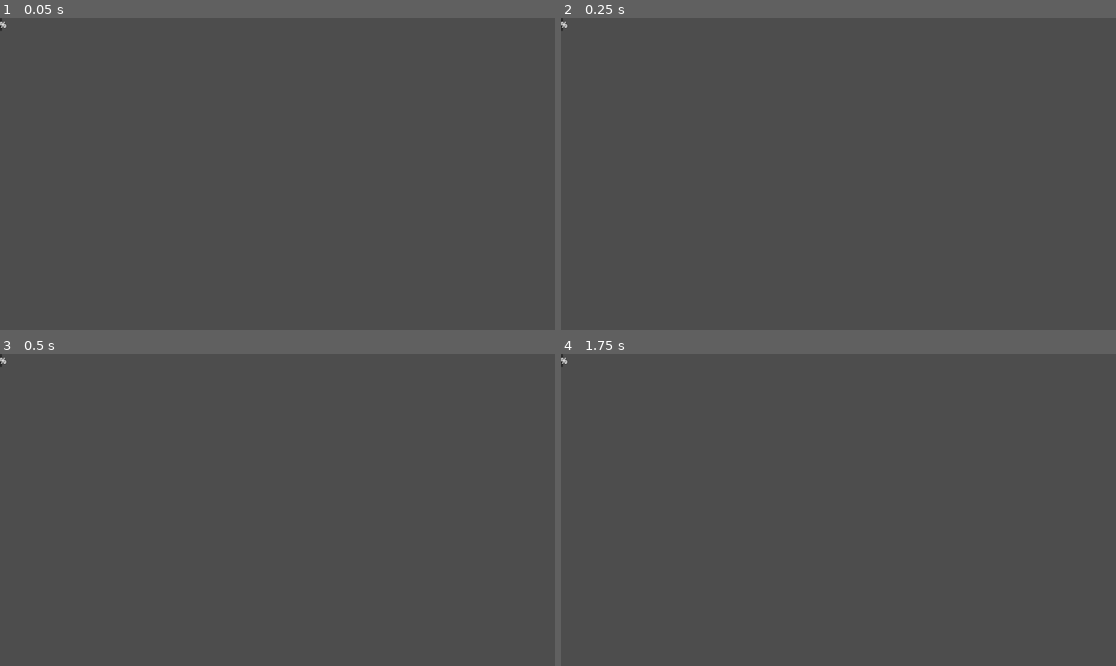
Above: before the commit, frames 1-4 (two rows, left to right).
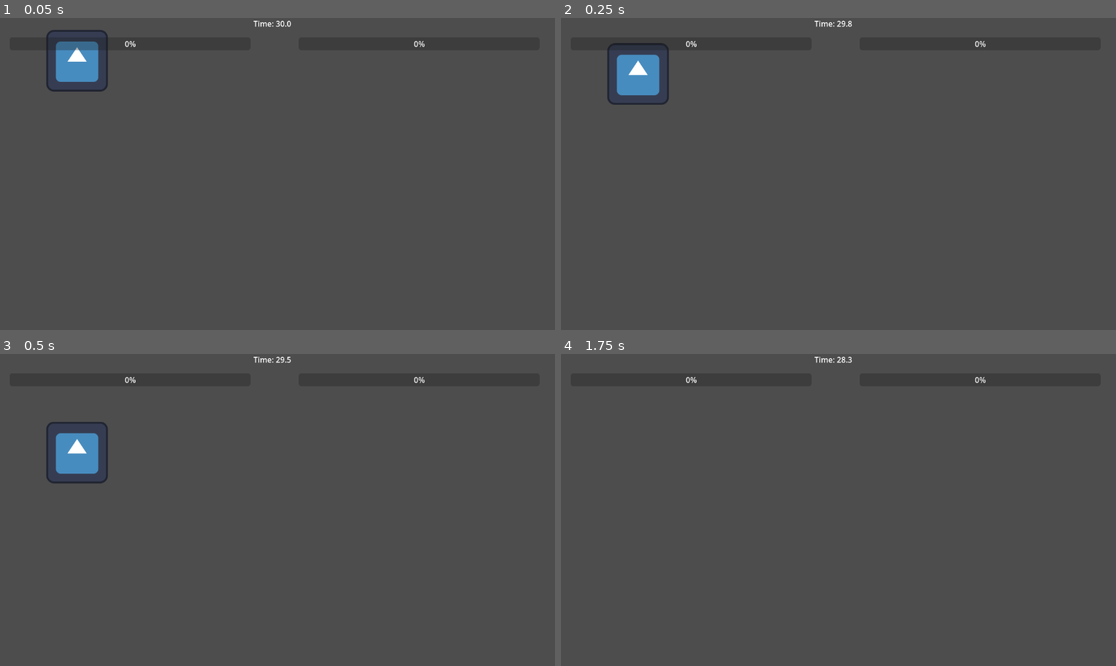
Above: after the commit, the same moments.

Repository: y1141335509/demo-01
Game: Godot game, scene res://main.tscn
Same seed, same stepped clock (60 frames per second), same inputs: the game is played once before the commit and once after it. Before the commit the project starts from res://label.tscn. The engine's default icon, where the game draws it, is replaced by a stand-in: a white triangle on a blue panel in a dark square.
Inputs (mouse positions are in pixels of both pictures, inside the frame that each line leads up to):
- Up to frame 1 (0.05 s): no input
- Up to frame 2 (0.25 s): no input
- Up to frame 3 (0.5 s): no input
- Up to frame 4 (1.75 s): move the mouse to (960, 494) at 0.52 s; move the mouse to (727, 525) at 1.27 s

The runs differ from the first frame. In frame 1, 1.7% of the frame differs, in the area x 0-77%, y 0-24%; in frame 2, 1.6%; in frame 3, 1.4%; in frame 4, 0.1%.
Error before the commit: Attempt to call function 'start' in base 'null instance' on a null instance. (res://GameManager.gd:18)

Commit message:
20250611

Diff:
--- a/GameManager.gd
+++ b/GameManager.gd
@@ -3,19 +3,15 @@
 var hunger := 50
 var sugar := 50
 var time_left := 30.0
-var game_manager
-
-@export var timer: Timer
 
 # @onready表示 delay the initialization of a variable until the node containing it is added to the scene tree.
-@onready var hunger_bar : ProgressBar
-@onready var glucose_bar : ProgressBar
-@onready var timer_label := Label
-@onready var spawner := Timer
+@onready var hunger_bar: ProgressBar = $"../UI/HungerBar"
+@onready var glucose_bar: ProgressBar = $"../UI/GlucoseBar"
+@onready var timer_label: Label = $"../UI/TimerLabel"
 
 # Called when the node enters the scene tree for the first time.
 func _ready():
-	$Timer.start()
+	pass
 
 # Called every frame. 'delta' is the elapsed time since the previous frame.
 func _process(delta):
--- a/PlayerSwipe.gd
+++ b/PlayerSwipe.gd
@@ -24,7 +24,11 @@
 
 func check_hit(pos):
 	var space_state = get_world_2d().direct_space_state
-	var result = space_state.intersect_point(pos, 32)
+	var query = PhysicsPointQueryParameters2D.new()
+	query.position = pos
+	query.collision_mask = 1
+
+	var result = space_state.intersect_point(query)
 	for item in result:
-		if item.has("collider") and "cuttable" in item.collider:
+		if item.has("collider") and item.collider.has_method("slice"):
 			item.collider.slice()
--- a/Watermelon.gd
+++ b/Watermelon.gd
@@ -7,10 +7,28 @@
 signal sliced(hunger: int, sugar: int)
 var cuttable := true
 
+func _ready():
+	# 在游戏开始后，确保所有的西瓜都受到重力的影响
+	gravity_scale = 1.0
+
+	# 设置碰撞层，确保可以被检测到
+	collision_layer = 1
+	collision_mask = 1
+
 func slice():
 	if not cuttable:
 		return
 	cuttable = false
 	# emit_signal 是用来忽略之前定义的signal的，用来触发相关的方法
 	emit_signal("sliced", hunger_value, sugar_value)
+
+	# 添加切开的视觉效果
+	modulate = Color.RED
+
+	# 删除延迟，让玩家看到效果
+	var timer = Timer.new()
+	timer.wait_time = 0.2
+	timer.one_shot = true
+	timer.timeout.connect(queue_free)
 	queue_free()
+	timer.start()
--- /dev/null
+++ b/Watermelon.tscn
@@ -0,0 +1,21 @@
+[gd_scene load_steps=4 format=3 uid="uid://d3wb82kpgacr1"]
+
+[ext_resource type="Script" path="res://Watermelon.gd" id="1_0gqhd"]
+[ext_resource type="Texture2D" uid="uid://d1wxwa80hwdw6" path="res://watermelon.png" id="2_i7aai"]
+
+[sub_resource type="CircleShape2D" id="CircleShape2D_673kg"]
+radius = 20.0
+
+[node name="Node2D" type="Node2D"]
+
+[node name="Watermelon" type="RigidBody2D" parent="."]
+script = ExtResource("1_0gqhd")
+
+[node name="Sprite2D" type="Sprite2D" parent="Watermelon"]
+position = Vector2(-2.5, 4)
+scale = Vector2(0.53, 0.4)
+texture = ExtResource("2_i7aai")
+
+[node name="CollisionShape2D" type="CollisionShape2D" parent="Watermelon"]
+shape = SubResource("CircleShape2D_673kg")
+debug_color = Color(0.309614, 0.502096, 0.97529, 0.42)
--- a/WatermelonSpawner.gd
+++ b/WatermelonSpawner.gd
@@ -3,20 +3,48 @@
 @export var watermelon_scene: PackedScene
 @onready var game_manager := $"../GameManager"
 
-func _on_Timer_timeout():
+func _on_timer_timeout():
+	print("Timer触发，尝试生成西瓜...")
+
+	if watermelon_scene == null:
+		print("错误：Watermelon scene 未设置！")
+		return
+
 	var wm = watermelon_scene.instantiate()
-	wm.game_manager = game_manager
-	wm.position = Vector2(randf_range(100, 700), 600)
-	wm.linear_velocity = Vector2(randf_range(-100, 100), randf_range(-600, -400))
 
-	# 连接信号 sliced -> GameManager.update_stats
-	wm.connect("sliced", Callable(game_manager, "update_stats"))
+	# 获取屏幕尺寸
+	var screen_size = get_viewport().get_visible_rect().size
+	print("屏幕尺寸：", screen_size)
+
+	# 从屏幕底部随机位置生成
+	var spawn_x = randf_range(50, screen_size.x - 50)
+	var spawn_y = screen_size.y + 50
+	wm.position = Vector2(spawn_x, spawn_y)
+
+	print("西瓜生成位置：", wm.position)
+
+	# 设置向上的初始速度
+	var velocity_x = randf_range(-150, 150)
+	var velocity_y = randf_range(-800, -500)
+	wm.linear_velocity = Vector2(velocity_x, velocity_y)
+
+	# 连接信号
+	if game_manager != null:
+		wm.connect("sliced", Callable(game_manager, "update_stats"))
+		print("信号连接成功")
 
 	add_child(wm)
+	print("西瓜添加到场景")
 
-# Called when the node enters the scene tree for the first time.
 func _ready():
-	pass # Replace with function body.
+	print("WatermelonSpawner初始化...")
+	if has_node("Timer"):
+		$Timer.connect("timeout", Callable(self, "_on_timer_timeout"))
+		$Timer.wait_time = 2.0
+		$Timer.start()
+		print("Timer启动成功")
+	else:
+		print("错误：找不到Timer子节点！")
 
 
 # Called every frame. 'delta' is the elapsed time since the previous frame.
--- a/label.tscn
+++ /dev/null
@@ -1,45 +0,0 @@
-[gd_scene load_steps=5 format=3 uid="uid://bja3k5auq7iyd"]
-
-[ext_resource type="Script" path="res://PlayerSwipe.gd" id="1_invgy"]
-[ext_resource type="Script" path="res://GameManager.gd" id="1_mly58"]
-[ext_resource type="Script" path="res://Watermelon.gd" id="2_4igom"]
-[ext_resource type="Script" path="res://WatermelonSpawner.gd" id="3_fx6j2"]
-
-[node name="Main" type="Node2D"]
-
-[node name="GameManager" type="Node" parent="."]
-script = ExtResource("1_mly58")
-
-[node name="Timer" type="Timer" parent="."]
-
-[node name="PlayerSwipe" type="Node2D" parent="."]
-script = ExtResource("1_invgy")
-
-[node name="WatermelonSpawner" type="Node2D" parent="."]
-script = ExtResource("3_fx6j2")
-
-[node name="UI" type="CanvasLayer" parent="."]
-
-[node name="GlucoseBar" type="ProgressBar" parent="UI"]
-offset_right = 4.0
-offset_bottom = 27.0
-metadata/_edit_use_anchors_ = true
-
-[node name="HungerBar" type="ProgressBar" parent="UI"]
-offset_right = 4.0
-offset_bottom = 27.0
-metadata/_edit_use_anchors_ = true
-
-[node name="TimerLabel" type="ProgressBar" parent="UI"]
-offset_right = 4.0
-offset_bottom = 27.0
-metadata/_edit_use_anchors_ = true
-
-[node name="Background" type="Sprite2D" parent="."]
-
-[node name="Watermelon" type="RigidBody2D" parent="."]
-script = ExtResource("2_4igom")
-
-[node name="Sprite2D" type="Sprite2D" parent="Watermelon"]
-
-[node name="CollisionShape2D" type="CollisionShape2D" parent="Watermelon"]
--- /dev/null
+++ b/main.tscn
@@ -0,0 +1,70 @@
+[gd_scene load_steps=8 format=3 uid="uid://bja3k5auq7iyd"]
+
+[ext_resource type="Script" path="res://GameManager.gd" id="1_sxskj"]
+[ext_resource type="Script" path="res://PlayerSwipe.gd" id="2_fqaf4"]
+[ext_resource type="Script" path="res://WatermelonSpawner.gd" id="3_v5ovr"]
+[ext_resource type="PackedScene" uid="uid://d3wb82kpgacr1" path="res://Watermelon.tscn" id="4_2vdqe"]
+[ext_resource type="Script" path="res://Watermelon.gd" id="5_kc52n"]
+[ext_resource type="Texture2D" uid="uid://dlrw2yjddsrmr" path="res://icon.svg" id="6_liait"]
+
+[sub_resource type="CircleShape2D" id="CircleShape2D_lt8re"]
+radius = 15.7
+
+[node name="Main" type="Node2D"]
+
+[node name="GameManager" type="Node" parent="."]
+script = ExtResource("1_sxskj")
+
+[node name="Timer" type="Timer" parent="GameManager"]
+wait_time = 1.5
+
+[node name="PlayerSwipe" type="Node2D" parent="."]
+script = ExtResource("2_fqaf4")
+
+[node name="WatermelonSpawner" type="Node2D" parent="."]
+script = ExtResource("3_v5ovr")
+watermelon_scene = ExtResource("4_2vdqe")
+
+[node name="UI" type="CanvasLayer" parent="."]
+
+[node name="GlucoseBar" type="ProgressBar" parent="UI"]
+custom_minimum_size = Vector2(500, 4)
+offset_left = 620.0
+offset_top = 40.0
+offset_right = 1120.0
+offset_bottom = 67.0
+metadata/_edit_use_anchors_ = true
+
+[node name="HungerBar" type="ProgressBar" parent="UI"]
+anchors_preset = 5
+anchor_left = 0.5
+anchor_right = 0.5
+offset_left = -556.0
+offset_top = 40.0
+offset_right = -56.0
+offset_bottom = 67.0
+grow_horizontal = 2
+metadata/_edit_use_anchors_ = true
+
+[node name="TimerLabel" type="Label" parent="UI"]
+anchors_preset = 5
+anchor_left = 0.5
+anchor_right = 0.5
+offset_left = -50.0
+offset_right = 50.0
+offset_bottom = 27.0
+grow_horizontal = 2
+metadata/_edit_use_anchors_ = true
+
+[node name="Background" type="Sprite2D" parent="."]
+
+[node name="Watermelon" type="RigidBody2D" parent="."]
+position = Vector2(160, 88)
+script = ExtResource("5_kc52n")
+
+[node name="Sprite2D" type="Sprite2D" parent="Watermelon"]
+texture = ExtResource("6_liait")
+
+[node name="CollisionShape2D" type="CollisionShape2D" parent="Watermelon"]
+shape = SubResource("CircleShape2D_lt8re")
+debug_color = Color(0.829251, 0.377818, 0.307328, 0.42)
--- a/project.godot
+++ b/project.godot
@@ -11,6 +11,6 @@
 [application]
 
 config/name="Demo-01"
-run/main_scene="res://label.tscn"
+run/main_scene="res://main.tscn"
 config/features=PackedStringArray("4.2", "Forward Plus")
 config/icon="res://icon.svg"
Binary file added: watermelon.png
Not shown, added: watermelon.png.import
